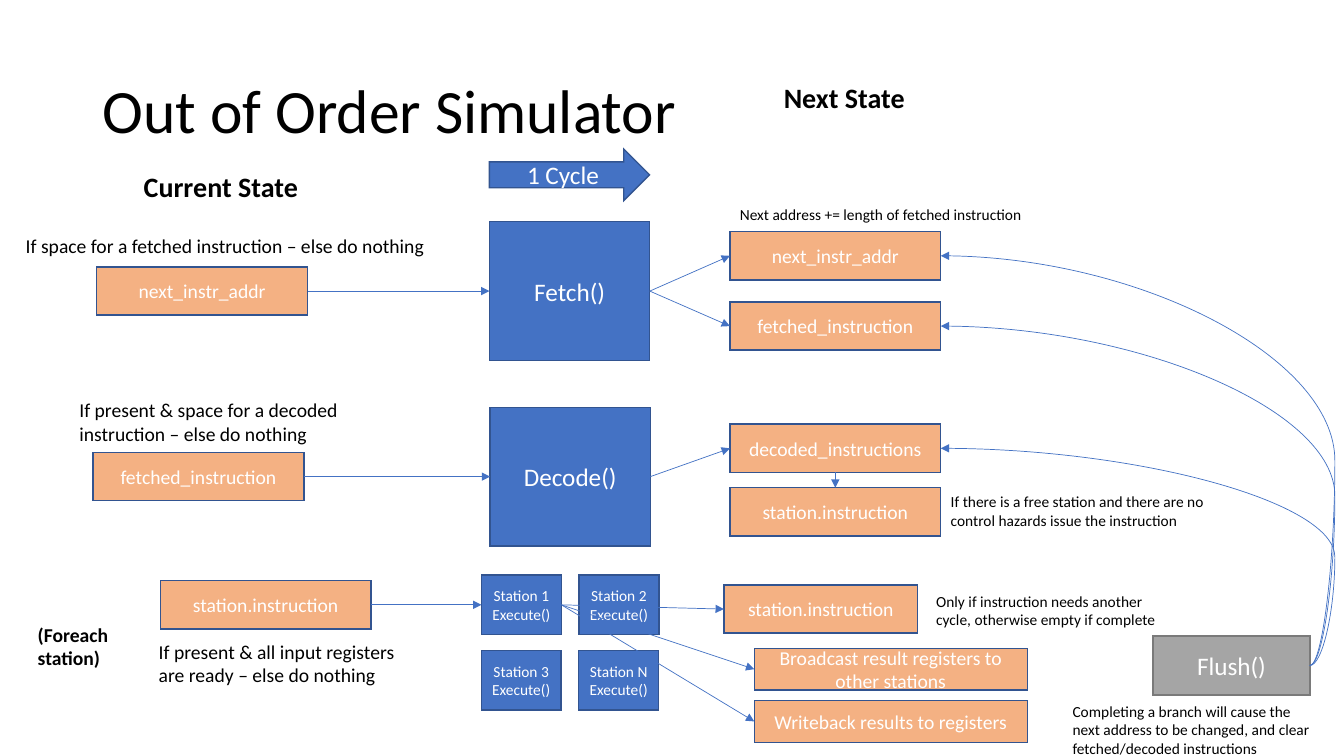
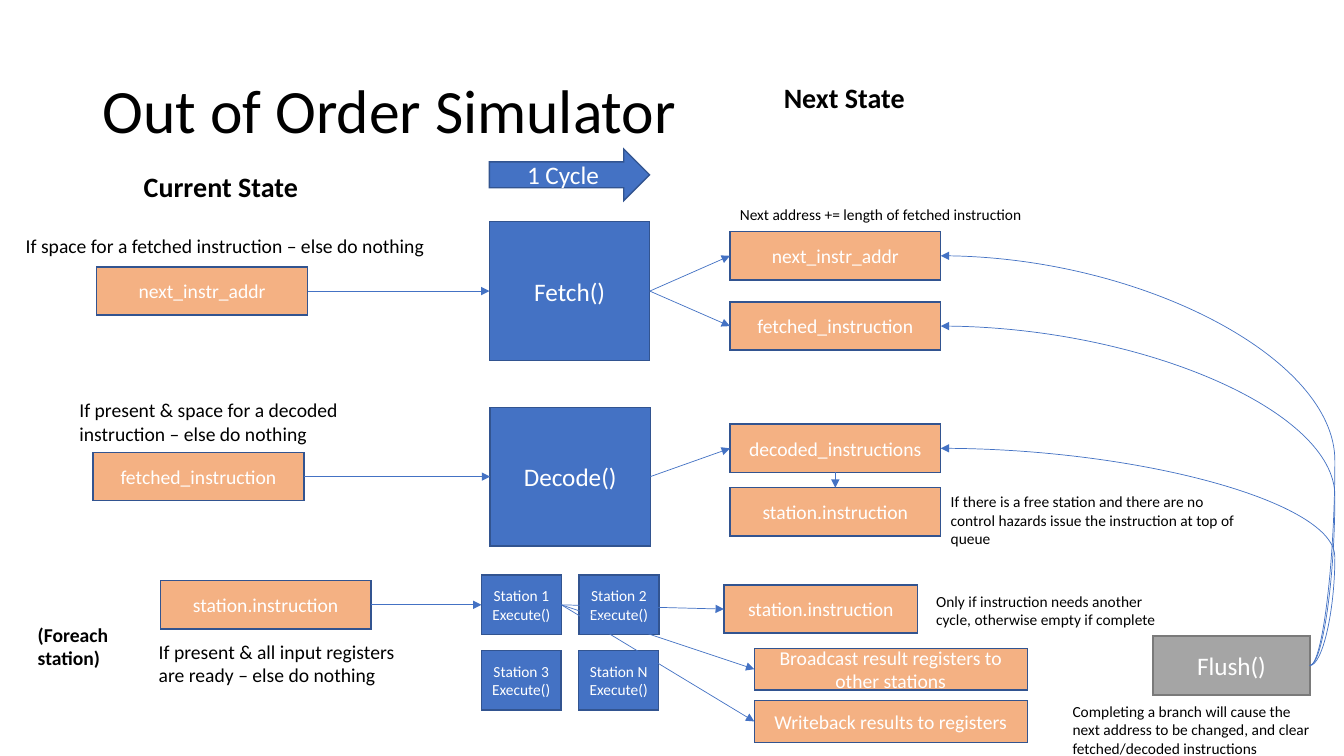
Before and after one commit to jacob-pro/processor-simulator, a slide deck: slide 9 of slides.pptx. Drawn at 1344x756 pixels with LibreOffice and Linux fonts; fonts in the diff are those of the drawing. Boxes give left, top, right and bottom in pixels: in the first picture for what was removed or moved away, otherwise in the second. Text is boxed around its words. In the diff, an @@ line names an element or a change of style, - is before the commit and + after.

```diff
--- a/slides.pptx
+++ b/slides.pptx
@@ text at [951,496,1234,547]: text changed @@
-If there is a free station and there are no control hazards issue the instruction
+If there is a free station and there are no control hazards issue the instruction at top of queue
```
Also in this commit, not shown: 2 other slides changed, 2 slides added, 3 other files.
